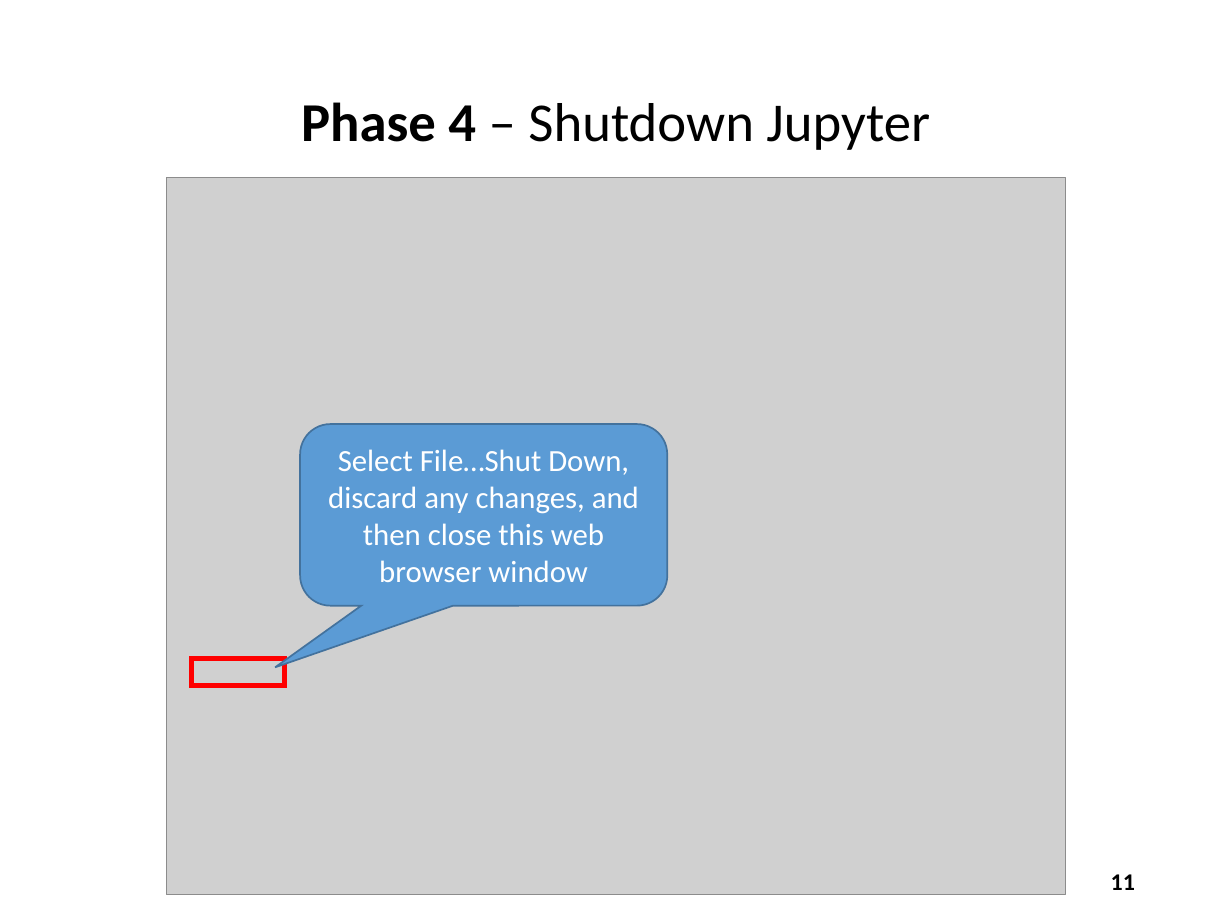
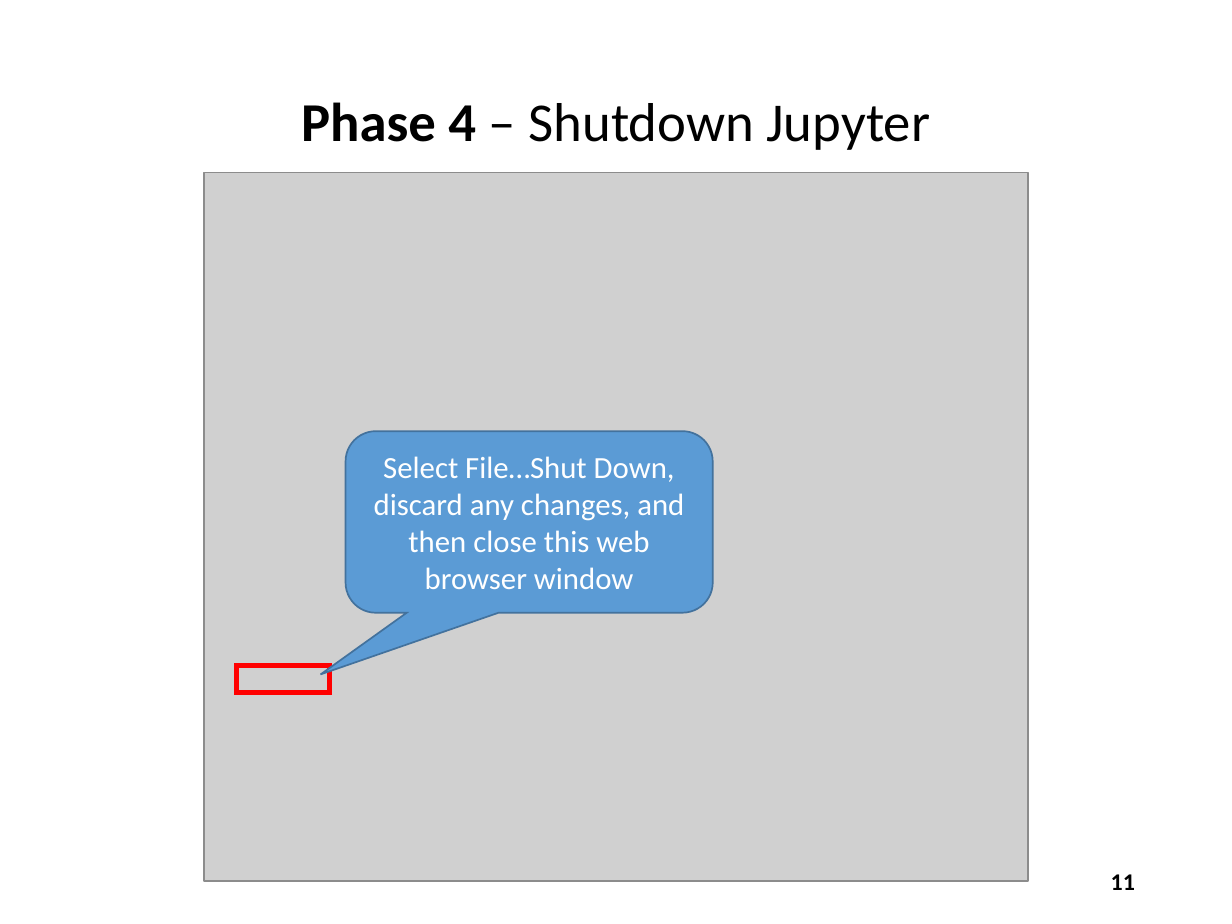
Before and after one commit to dbiersach/scicomp-demos, a slide deck: slide 11 of slides/Installing the Courseware.pptx. Drawn at 1232x924 pixels with LibreOffice and Linux fonts; fonts in the diff are those of the drawing; grey boxes stand for pictures. Boxes give left, top, right and bottom in pixels: in the first picture for what was removed or moved away, otherwise in the second. Text is boxed around its words. In the diff, an @@ line names an element or a change of style, - is before the commit and + after.

```diff
--- a/slides/Installing the Courseware.pptx
+++ b/slides/Installing the Courseware.pptx
@@ picture: place and size @@
-picture at bbox=[166, 177, 1066, 894]
+picture at bbox=[205, 172, 1029, 881]
@@ rounded speech box "Select File…Shut Down, discard any ...": place and size @@
-rounded speech box "Select File…Shut Down, discard any ..." at bbox=[301, 424, 668, 605]
+rounded speech box "Select File…Shut Down, discard any ..." at bbox=[345, 431, 712, 612]
@@ rectangle: place and size @@
-rectangle at bbox=[191, 658, 283, 685]
+rectangle at bbox=[237, 665, 329, 692]
```
Also in this commit, not shown: 10 other slides changed, 32 other files.
